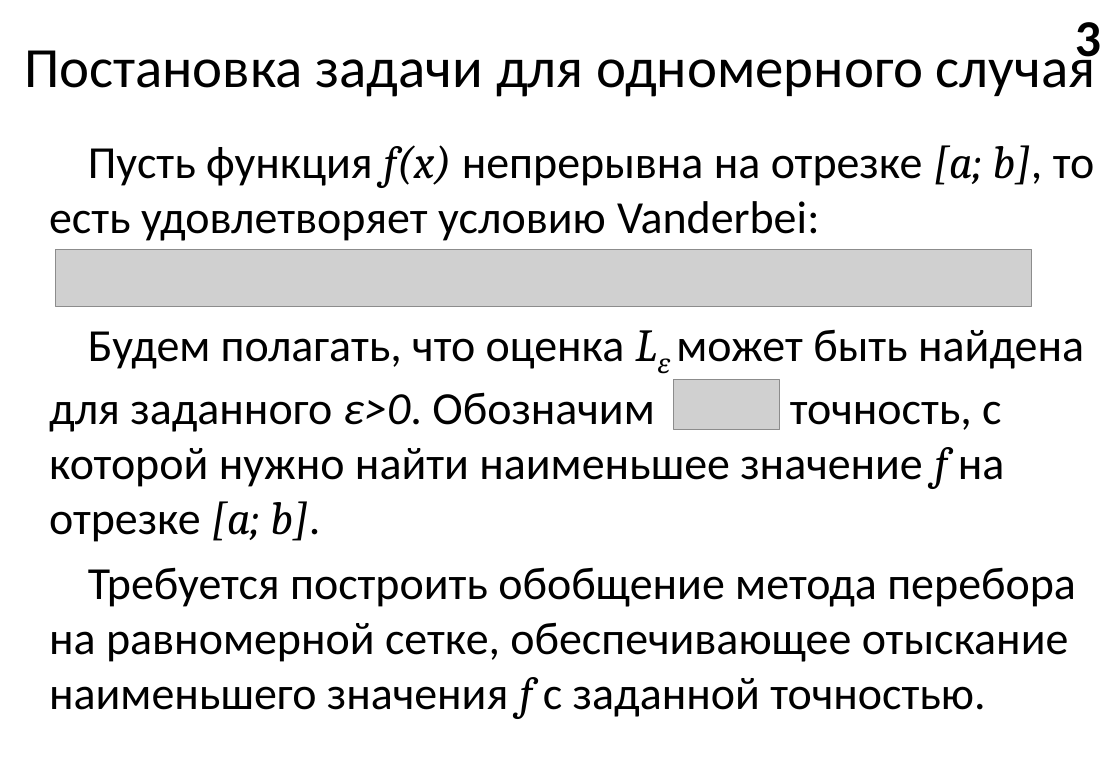
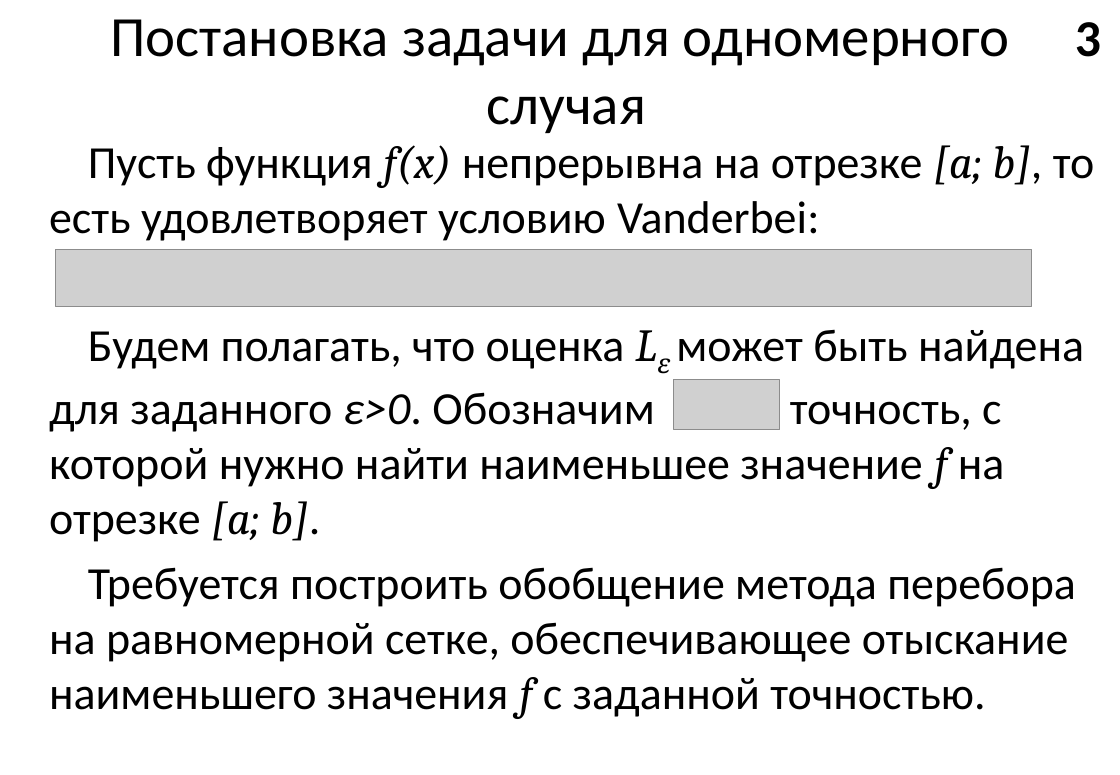
Before and after one commit to EgoPingvina/LipshMinimization, a slide deck: slide 3 of Documentation/Done/Презентация Бирюков 4412.pptx. Drawn at 1120x775 pixels with LibreOffice and Linux fonts; fonts in the diff are those of the drawing; grey boxes stand for pictures. Boxes give left, top, right and bottom in pixels: in the first picture for what was removed or moved away, otherwise in the second. Text is boxed around its words. In the diff, an @@ line names an element or a change of style, - is before the commit and + after.

```diff
--- a/Documentation/Done/Презентация Бирюков 4412.pptx
+++ b/Documentation/Done/Презентация Бирюков 4412.pptx
@@ title "Постановка задачи для одномерного случая" rewrapped from (x1=24, y1=39, x2=1095, y2=97) to (x1=110, y1=19, x2=1009, y2=133) @@
```
Also in this commit, not shown: 6 other slides changed.
